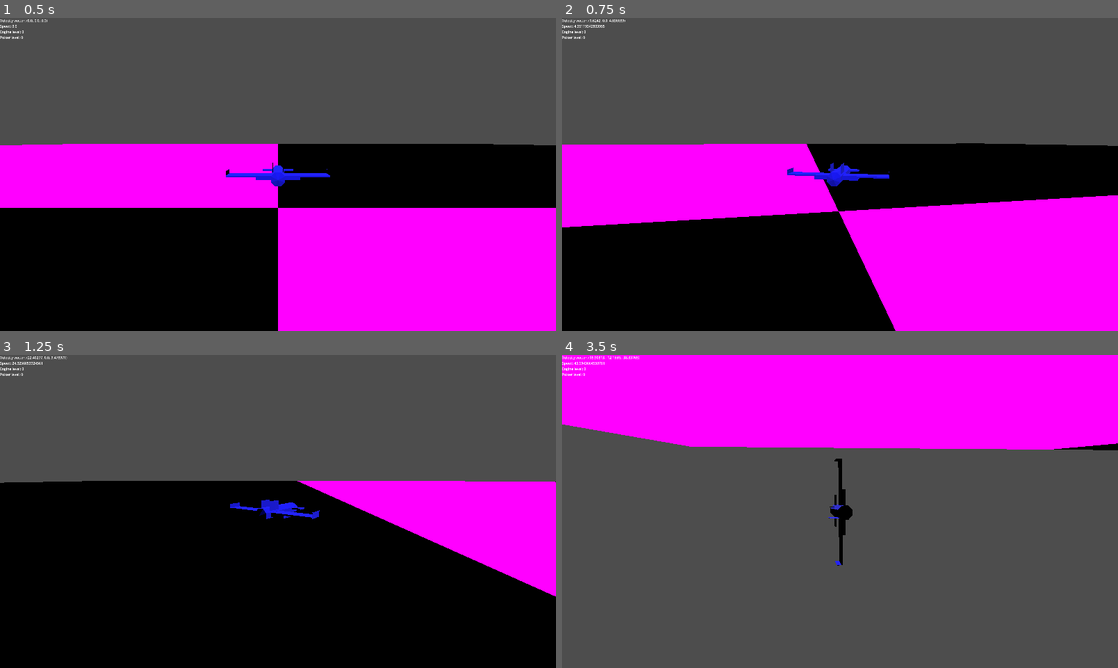
Above: before the commit, frames 1-4 (two rows, left to right).
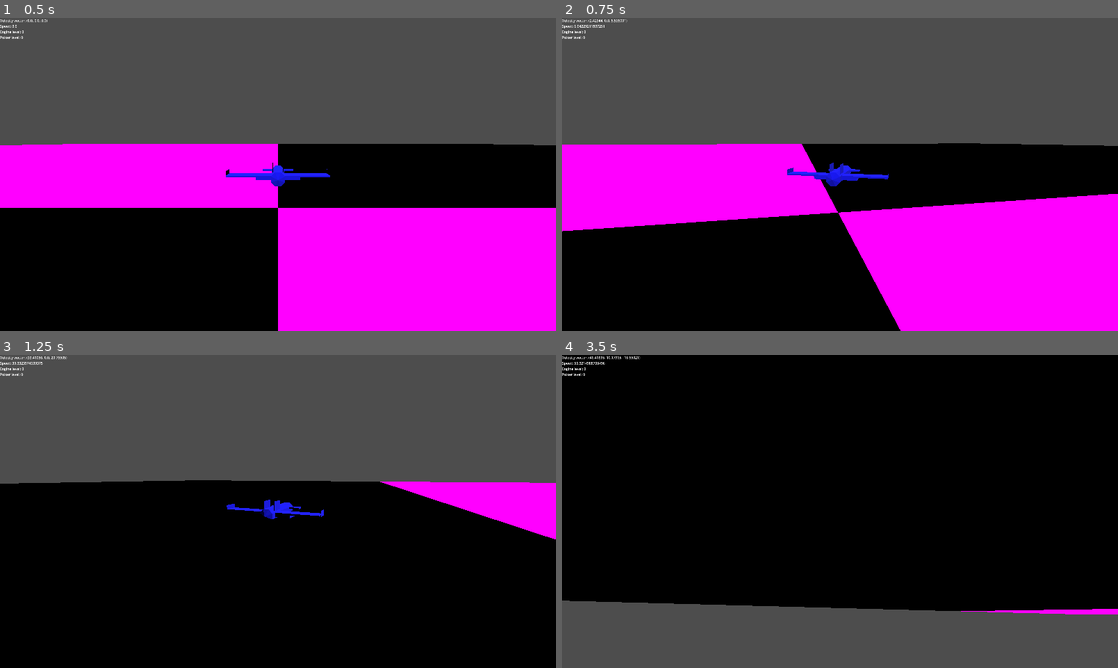
Above: after the commit, the same moments.

Repository: voidstarjms/shimmer
Game: Godot game, scene res://main.tscn
The game is run twice, just before and just after one commit, with the same random seed, the same clock (stepped at 60 frames per second) and the same inputs.
Inputs:
- Up to frame 1 (0.5 s): no input
- Up to frame 2 (0.75 s): tap Enter at 0.5 s; hold L (yaw_right) from 0.53 s (still down); tap Space (dash) at 0.6 s
- Up to frame 3 (1.25 s): keep holding L (yaw_right)
- Up to frame 4 (3.5 s): release L (yaw_right) at 1.28 s; hold K (pitch_down) 1.28-2.03 s; tap Space (dash) at 1.35, 2.3, 3.05 s; hold L (yaw_right) 2.03-2.78 s; hold A (roll_ccw) 2.03-2.78 s; hold I (pitch_up) from 2.78 s (still down); tap D (roll_cw) at 2.85 s

Frame 1 is identical in both runs. In frame 2, 0.9% of the frame differs, in the area x 0-100%, y 0-100%; in frame 3, 6.1%; in frame 4, 80%, in the area x 0-100%, y 0-83%.

Commit message:
Tweaked dash thrust behavior to improve handling stability

Diff:
--- a/main.tscn
+++ b/main.tscn
@@ -22,32 +22,31 @@
 material = SubResource("StandardMaterial3D_0xm2m")
 size = Vector3(240, 2, 240)
 
-[node name="Main" type="Node"]
+[node name="Main" type="Node" unique_id=1411892718]
 script = ExtResource("1_h2yge")
 
-[node name="Ground" type="StaticBody3D" parent="."]
+[node name="Ground" type="StaticBody3D" parent="." unique_id=2039227738]
 transform = Transform3D(1, 0, 0, 0, 1, 0, 0, 0, 1, 0, -1, 0)
 
-[node name="CollisionShape3D" type="CollisionShape3D" parent="Ground"]
+[node name="CollisionShape3D" type="CollisionShape3D" parent="Ground" unique_id=987930981]
 shape = SubResource("BoxShape3D_7dm0k")
 
-[node name="MeshInstance3D" type="MeshInstance3D" parent="Ground"]
+[node name="MeshInstance3D" type="MeshInstance3D" parent="Ground" unique_id=2108306695]
 mesh = SubResource("BoxMesh_ig7tw")
 
-[node name="DirectionalLight3D" type="DirectionalLight3D" parent="."]
+[node name="DirectionalLight3D" type="DirectionalLight3D" parent="." unique_id=536982465]
 transform = Transform3D(1, 0, 0, 0, -0.671837, 0.740699, 0, -0.740699, -0.671837, 0, 23.5699, 0)
 
-[node name="shimwing_abstract" parent="." instance=ExtResource("1_ig7tw")]
+[node name="shimwing_abstract" parent="." unique_id=1593607656 instance=ExtResource("1_ig7tw")]
 transform = Transform3D(1, 0, 0, 0, 1, 0, 0, 0, 1, 0, 1.04801, 0)
 rotation_edit_mode = 0
 motion_mode = 0
 
-[node name="Camera3D" type="Camera3D" parent="."]
+[node name="Camera3D" type="Camera3D" parent="." unique_id=540330043]
 transform = Transform3D(1, 0, 0, 0, 1, 0, 0, 0, 1, 0, 0, 4)
 script = ExtResource("2_0xm2m")
 
-[node name="Label" type="Label" parent="Camera3D"]
-anchors_preset = -1
+[node name="Label" type="Label" parent="Camera3D" unique_id=1585005896]
 offset_right = 40.0
 offset_bottom = 23.0
 script = ExtResource("4_1bvp3")
--- a/shimwing_abstract.gd
+++ b/shimwing_abstract.gd
@@ -144,21 +144,15 @@
 func demand_yaw(x : float):
 	yaw_demand = x
 
-# Dash accessor
+# Dash mutator
 func dash():
 	if dash_counter == 0:
 		dash_counter = dash_duration
 
 func calc_pve_thrust():
 	# Main thruster demand
-	var main_lt
-	var main_rt
-	if dash_counter > 0:
-		main_lt = 2
-		main_rt = 2
-	else:
-		main_lt = lon_demand
-		main_rt = clamp(lon_demand + yaw_demand, -1, 1)
+	var main_lt = lon_demand
+	var main_rt = clamp(lon_demand + yaw_demand, -1, 1)
 	# Vertical thruster demand
 	var vrt_fr_lt = clamp(vrt_demand + pitch_demand + roll_demand, -1, 1)
 	var vrt_fr_rt = clamp(vrt_demand + pitch_demand, -1, 1)
@@ -219,20 +213,6 @@
 	return thrust[th1].dot(thruster_array[th1].thrust_vec) + thrust[th2].dot(thruster_array[th2].thrust_vec)
 
 func _physics_process(_delta: float) -> void:
-	# NOTE remove after debugging
-	# Recompute max speed
-	max_spd = 24 + max_spd_step * engine_lvl
-	# Recompute thrust values
-	main_thrust = 0.2 + main_thrust_step * engine_lvl
-	vrt_thrust = 0.06 + strafe_thrust_step * engine_lvl
-	lat_thrust = 0.06 + strafe_thrust_step * engine_lvl
-	thrust_pitch = 0.06 + rotation_thrust_step * engine_lvl
-	thrust_roll = 0.06 + rotation_thrust_step * engine_lvl
-	thrust_yaw = 0.06 + rotation_thrust_step * engine_lvl
-	# Recompute poise scalars
-	poise_spring_const = 0.0875 + poise_spring_const_step * poiser_lvl
-	poise_damping = 0.05 + poise_damping_step * poiser_lvl
-
 	# Calculate thrust from each
 	var thrust_demand = calc_applied_thrust()
 	var thrust = calc_actual_thrust(thrust_demand)
@@ -240,6 +220,8 @@
 	# Calculate linear acceleration
 	acc_vec = Vector3.ZERO
 	for i in 10:
+		if dash_counter > 0 and (i == th.main_lt or i == th.main_rt):
+			acc_vec += 2 * main_thrust * thruster_array[i].thrust_vec
 		acc_vec += thrust[i]
 
 	# Yaw
Not shown, changed: checkerboard.png.import
Not shown, changed: icon.svg.import
